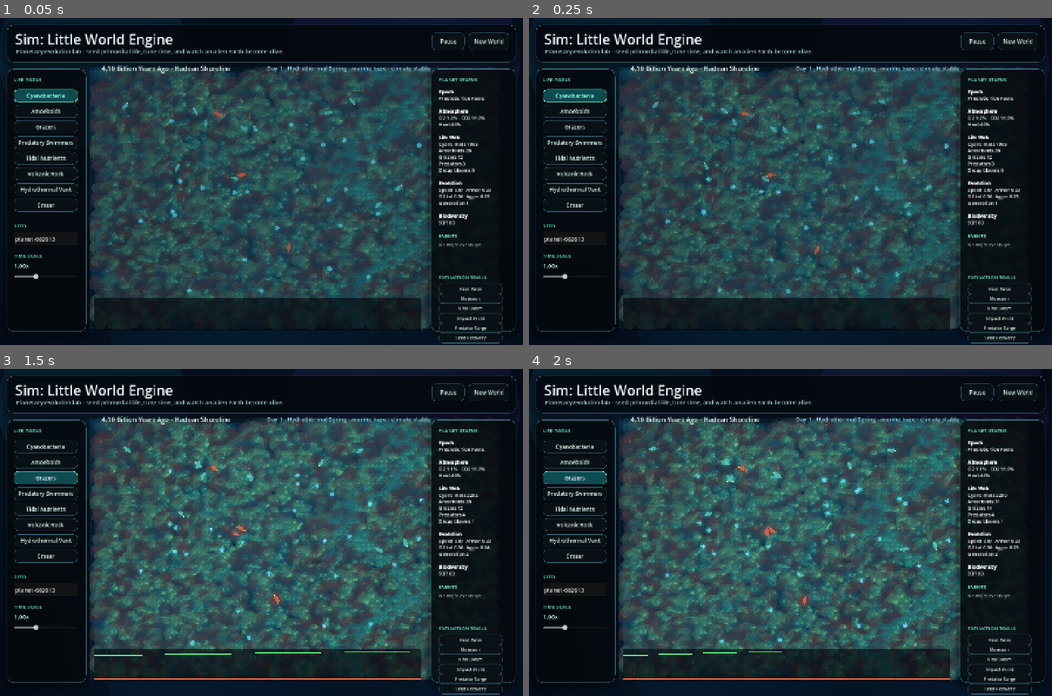
Above: before the commit, frames 1-4 (two rows, left to right).
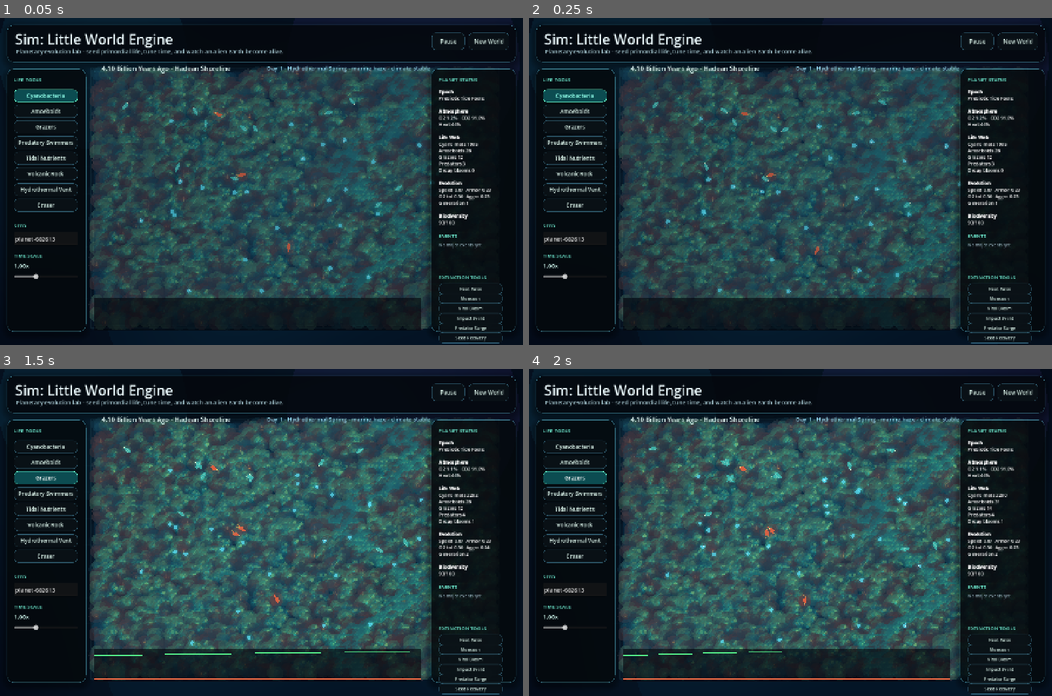
Above: after the commit, the same moments.

Repository: johnswaffles/johnny-chat
Game: Godot game, scene res://scenes/main.tscn
Same seed, same stepped clock (60 frames per second), same inputs: the game is played once before the commit and once after it.
Inputs:
- Up to frame 1 (0.05 s): no input
- Up to frame 2 (0.25 s): no input
- Up to frame 3 (1.5 s): click "Amoeboids" at 0.5 s; click "Grazers" at 1.25 s
- Up to frame 4 (2 s): no input

The runs differ from the first frame. In frame 1, less than 0.1% of the frame differs, in the area x 23-80%, y 25-84%; in frame 2, less than 0.1%; in frame 3, 0.1%; in frame 4, 0.1%, in the area x 23-81%, y 24-84%.

Commit message:
Smooth Sim organism animation

Diff:
--- a/games/sim-little-world-godot/scripts/main.gd
+++ b/games/sim-little-world-godot/scripts/main.gd
@@ -15,6 +15,7 @@
 var speed_index := 3
 var sim_accumulator := 0.0
 var paint_down := false
+const SIM_STEP := 1.0 / 30.0
 
 var ui: CanvasLayer
 var stats_label: RichTextLabel
@@ -40,12 +41,15 @@
 	if running:
 		sim_accumulator += delta * PlanetSimulation.SPEEDS[speed_index]
 		var guard := 0
-		while sim_accumulator >= 1.0 / 30.0 and guard < 90:
-			sim.step(1.0 / 30.0)
-			sim_accumulator -= 1.0 / 30.0
+		while sim_accumulator >= SIM_STEP and guard < 90:
+			sim.step(SIM_STEP)
+			sim_accumulator -= SIM_STEP
 			guard += 1
+		sim.render_alpha = clamp(sim_accumulator / SIM_STEP, 0.0, 1.0)
 		if sim.tick % 10 == 0:
 			_update_ui()
+	else:
+		sim.render_alpha = 1.0
 	queue_redraw()
 
 
--- a/games/sim-little-world-godot/scripts/rendering/planet_renderer.gd
+++ b/games/sim-little-world-godot/scripts/rendering/planet_renderer.gd
@@ -16,6 +16,7 @@
 
 func draw_world(canvas: CanvasItem, sim: PlanetSimulation) -> void:
 	canvas.draw_rect(Rect2(PlanetSimulation.WORLD_OFFSET, PlanetSimulation.WORLD_SIZE), Color("#04182b"))
+	var busy_world := sim.organisms.size() > 90
 	for y in range(PlanetSimulation.GRID_H):
 		for x in range(PlanetSimulation.GRID_W):
 			var c := sim.cell(x, y)
@@ -43,15 +44,15 @@
 				var shimmer := 0.018 + sin(float(x) * 0.72 + float(y) * 0.33 + sim.tick * 0.018) * 0.009
 				if shimmer > 0.017 and (x * 5 + y * 7 + int(sim.tick / 10)) % 4 == 0:
 					canvas.draw_circle(center, 5.2 + sediment * 2.5, Color(0.72, 0.96, 1.0, shimmer))
-			if c.microbes > 0.17:
-				draw_microbe_mat(canvas, pos, c, sim.tick)
-			if c.fungus > 0.04:
-				draw_fungal_bloom(canvas, pos, c)
+			if c.microbes > 0.17 and (not busy_world or (x + y + sim.tick) % 2 == 0):
+				draw_microbe_mat(canvas, pos, c, sim.tick, busy_world)
+			if c.fungus > 0.04 and (not busy_world or (x * 3 + y + sim.tick) % 2 == 0):
+				draw_fungal_bloom(canvas, pos, c, busy_world)
 			if c.vent:
 				draw_vent(canvas, pos, sim.tick)
 
 
-func draw_microbe_mat(canvas: CanvasItem, pos: Vector2, c: Dictionary, tick: int) -> void:
+func draw_microbe_mat(canvas: CanvasItem, pos: Vector2, c: Dictionary, tick: int, simplified := false) -> void:
 	var pulse := 0.76 + sin(tick * 0.03 + c.sediment * 6.0) * 0.16
 	var alpha: float = 0.08 + c.microbes * 0.36
 	var offset := Vector2(3.0 + c.sediment * 6.0, 4.0 + sin(c.sediment * 5.4) * 2.8)
@@ -60,16 +61,19 @@
 	canvas.draw_circle(center, radius, Color(0.14, 0.76, 0.54, alpha * 0.38))
 	canvas.draw_circle(center + Vector2(3.2, -1.8), radius * 0.42, Color(0.72, 1.0, 0.5, alpha * pulse))
 	canvas.draw_circle(center + Vector2(-2.8, 2.2), radius * 0.32, Color(0.16, 0.86, 0.82, alpha * 0.72))
+	if simplified:
+		return
 	for i in range(3):
 		var bend := sin(float(i) * 2.3 + c.sediment * 7.0 + tick * 0.014) * 2.2
 		var y := -radius * 0.35 + i * radius * 0.33
 		canvas.draw_line(center + Vector2(-radius * 0.48, y), center + Vector2(radius * 0.52, y + bend), Color(0.74, 1.0, 0.66, alpha * 0.18), 1.0)
 
 
-func draw_fungal_bloom(canvas: CanvasItem, pos: Vector2, c: Dictionary) -> void:
+func draw_fungal_bloom(canvas: CanvasItem, pos: Vector2, c: Dictionary, simplified := false) -> void:
 	var alpha: float = 0.16 + c.fungus * 0.48
 	canvas.draw_circle(pos + Vector2(6.0, 6.0), 2.0 + c.fungus * 5.0, Color(0.76, 0.35, 1.0, alpha))
-	canvas.draw_circle(pos + Vector2(8.0, 6.5), 0.8 + c.fungus * 1.8, Color(1.0, 0.68, 1.0, alpha * 0.9))
+	if not simplified:
+		canvas.draw_circle(pos + Vector2(8.0, 6.5), 0.8 + c.fungus * 1.8, Color(1.0, 0.68, 1.0, alpha * 0.9))
 
 
 func draw_vent(canvas: CanvasItem, pos: Vector2, tick: int) -> void:
@@ -81,17 +85,20 @@
 
 func draw_organisms(canvas: CanvasItem, sim: PlanetSimulation) -> void:
 	for organism in sim.organisms:
-		var p: Vector2 = PlanetSimulation.WORLD_OFFSET + organism.pos
+		var p: Vector2 = PlanetSimulation.WORLD_OFFSET + organism.prev_pos.lerp(organism.pos, sim.render_alpha)
+		var draw_vel: Vector2 = organism.prev_vel.lerp(organism.vel, sim.render_alpha)
+		if draw_vel.length_squared() < 0.0001:
+			draw_vel = organism.vel
 		match organism.kind:
 			"amoeboid":
-				draw_amoeboid(canvas, p, organism, sim.tick)
+				draw_amoeboid(canvas, p, organism, sim.tick, draw_vel)
 			"grazer":
-				draw_grazer(canvas, p, organism, sim.tick)
+				draw_grazer(canvas, p, organism, sim.tick, draw_vel)
 			"predator":
-				draw_predator(canvas, p, organism, sim.tick)
-
-
-func draw_amoeboid(canvas: CanvasItem, p: Vector2, organism: Dictionary, tick: int) -> void:
+				draw_predator(canvas, p, organism, sim.tick, draw_vel)
+
+
+func draw_amoeboid(canvas: CanvasItem, p: Vector2, organism: Dictionary, tick: int, draw_vel: Vector2) -> void:
 	var r: float = 4.2 + organism.size * 2.1
 	var wobble := sin(tick * 0.08 + organism.generation) * 0.9
 	var pts := PackedVector2Array()
@@ -101,11 +108,11 @@
 		pts.append(p + Vector2(cos(a), sin(a)) * rr)
 	canvas.draw_circle(p, r * 1.75, Color(0.25, 0.95, 1.0, 0.12))
 	canvas.draw_colored_polygon(pts, Color(0.38, 0.92, 1.0, 0.72))
-	canvas.draw_circle(p + organism.vel * 2.2, 1.1, Color(0.88, 1.0, 1.0, 0.86))
-
-
-func draw_grazer(canvas: CanvasItem, p: Vector2, organism: Dictionary, tick: int) -> void:
-	var angle: float = organism.vel.angle()
+	canvas.draw_circle(p + draw_vel * 2.2, 1.1, Color(0.88, 1.0, 1.0, 0.86))
+
+
+func draw_grazer(canvas: CanvasItem, p: Vector2, organism: Dictionary, tick: int, draw_vel: Vector2) -> void:
+	var angle: float = draw_vel.angle()
 	var forward := Vector2(cos(angle), sin(angle))
 	var side := Vector2(-forward.y, forward.x)
 	var length: float = 8.5 + organism.size * 4.0
@@ -126,8 +133,8 @@
 	canvas.draw_circle(p + forward * length * 0.76, 1.2, Color(0.98, 1.0, 0.82, 0.9))
 
 
-func draw_predator(canvas: CanvasItem, p: Vector2, organism: Dictionary, tick: int) -> void:
-	var angle: float = organism.vel.angle()
+func draw_predator(canvas: CanvasItem, p: Vector2, organism: Dictionary, tick: int, draw_vel: Vector2) -> void:
+	var angle: float = draw_vel.angle()
 	var forward := Vector2(cos(angle), sin(angle))
 	var side := Vector2(-forward.y, forward.x)
 	var length: float = 10.0 + organism.size * 4.6
--- a/games/sim-little-world-godot/scripts/simulation/planet_simulation.gd
+++ b/games/sim-little-world-godot/scripts/simulation/planet_simulation.gd
@@ -34,6 +34,7 @@
 var oxygen := 0.012
 var co2 := 0.91
 var selected_tool := 0
+var render_alpha := 1.0
 
 
 func new_world(new_seed: String) -> void:
@@ -108,6 +109,9 @@
 
 func step(delta: float) -> void:
 	tick += 1
+	for organism in organisms:
+		organism.prev_pos = organism.pos
+		organism.prev_vel = organism.vel
 	day = int(tick / 180) + 1
 	year = int((day - 1) / 48) + 1
 	season = int(((day - 1) % 48) / 12)
@@ -304,7 +308,9 @@
 	var organism := {
 		"kind": kind,
 		"pos": pos,
+		"prev_pos": pos,
 		"vel": _random_vec(1.0).normalized(),
+		"prev_vel": Vector2.ZERO,
 		"energy": 84.0,
 		"age": 0.0,
 		"cooldown": rng.randf_range(1.0, 8.0),
Not shown, changed: public/sim/index.html
Not shown, changed: public/sim/index.js
Not shown, changed: public/sim/index.pck
Not shown, changed: public/sim/index.wasm.gz
